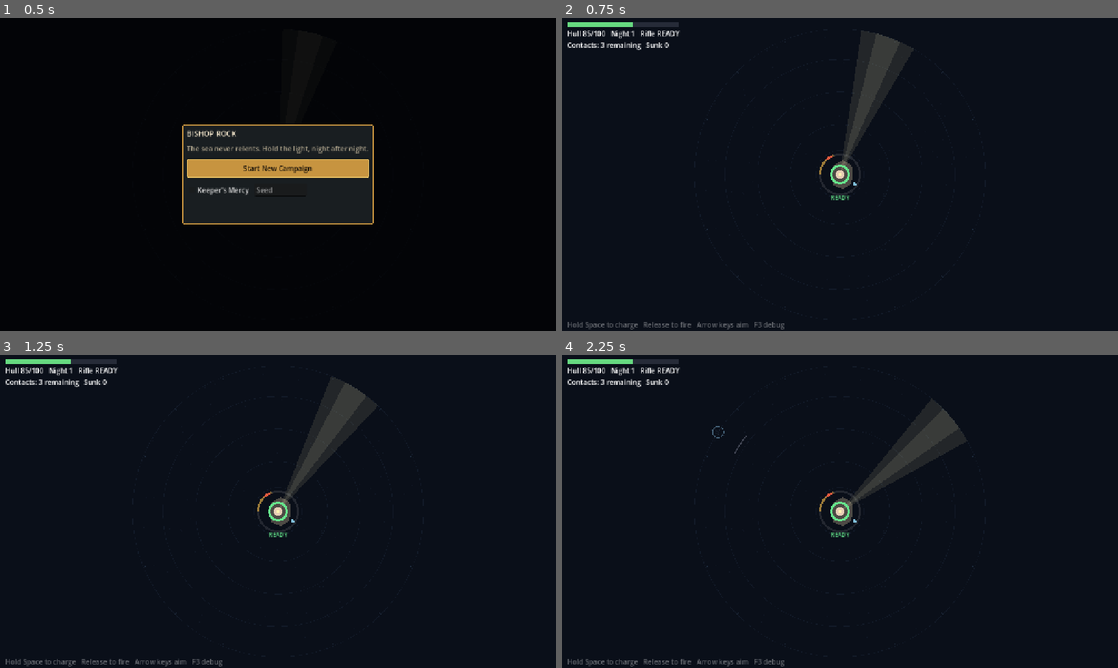
Above: before the commit, frames 1-4 (two rows, left to right).
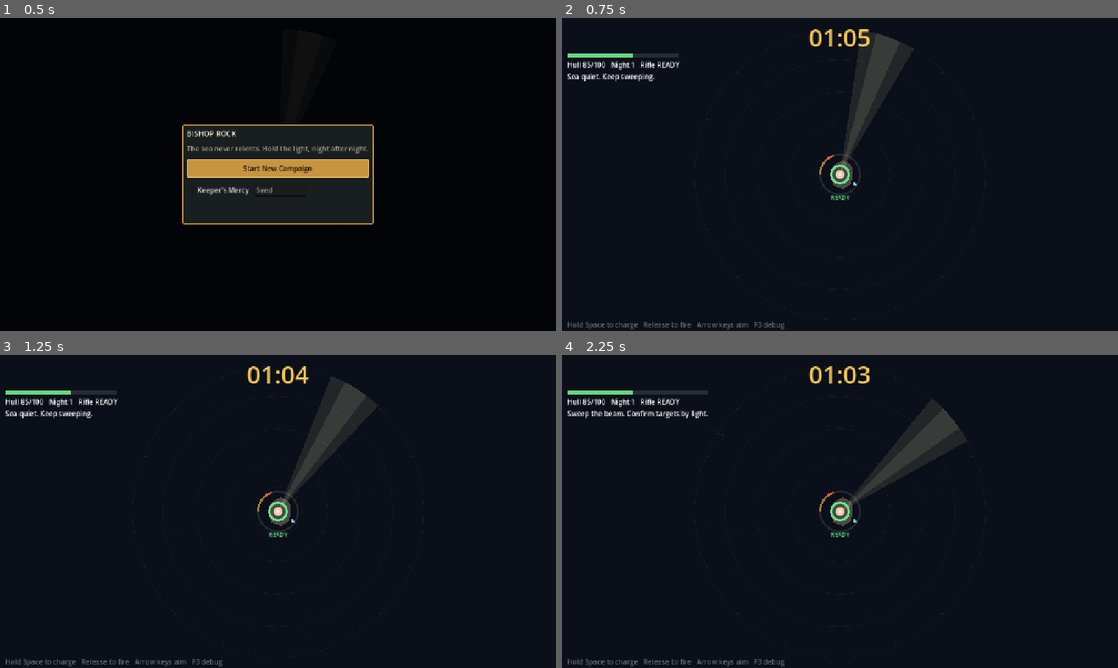
Above: after the commit, the same moments.

Repository: favet/Bishop-Rock
Game: Godot game, scene res://scenes/main/Main.tscn
The game is run twice, just before and just after one commit, with the same random seed, the same clock (stepped at 60 frames per second) and the same inputs.
Inputs (mouse positions are in pixels of both pictures, inside the frame that each line leads up to):
- Up to frame 1 (0.5 s): no input
- Up to frame 2 (0.75 s): click "Start New Campaign" at 0.5 s
- Up to frame 3 (1.25 s): no input
- Up to frame 4 (2.25 s): move the mouse to (962, 495) at 1.27 s; hold Down (beam_precision) 1.28-2.03 s; move the mouse to (728, 527) at 2.02 s; tap Left (beam_rotate_ccw) at 2.1 s

Frame 1 is identical in both runs. In frame 2, 1.8% of the frame differs, in the area x 1-56%, y 1-21%; in frame 3, 1.8%; in frame 4, 2.0%, in the area x 1-56%, y 1-32%.

Commit message:
Fix night feedback and starter visibility

Diff:
--- a/scripts/core/night_board.gd
+++ b/scripts/core/night_board.gd
@@ -20,6 +20,7 @@
 var perfect_kills: int = 0
 var hull_damage_taken: int = 0
 var defenses_consumed: Dictionary = {"mines": 0, "barricades": 0}
+var night_duration: float = 65.0
 
 @onready var lighthouse: Lighthouse = $Lighthouse
 @onready var spawner: BoatSpawner = $BoatSpawner
@@ -27,6 +28,7 @@
 @onready var _gun: MainGun = $Lighthouse/MainGun
 @onready var _beam: LighthouseBeam = $Lighthouse/Beam
 @onready var _turret: ShoreTurret = $Lighthouse/Turret
+@onready var _visibility: VisibilitySystem = $VisibilitySystem
 
 var _dawn_emitted: bool = false
 var _floating_texts: Array[Dictionary] = []
@@ -59,7 +61,8 @@
 	for text in _floating_texts:
 		text["age"] = float(text["age"]) + delta
 		text["position"] = text["position"] + Vector2(0, -22) * delta
-	_floating_texts = _floating_texts.filter(func(t: Dictionary) -> bool: return float(t["age"]) < 1.0)
+	_floating_texts = _floating_texts.filter(func(t: Dictionary) -> bool:
+		return float(t["age"]) < float(t.get("life", 1.0)))
 	for ping in _pings:
 		ping["age"] = float(ping["age"]) + delta
 	_pings = _pings.filter(func(p: Dictionary) -> bool: return float(p["age"]) < 0.9)
@@ -73,9 +76,6 @@
 	return kills + rammed
 
 func _on_boat_spawned(boat: Boat) -> void:
-	# Contact ping: a new blip on the water should be felt, not discovered.
-	_pings.append({"position": boat.global_position, "age": 0.0})
-	Sfx.play("ui_click", -10.0, 0.45)
 	boat.died.connect(_on_boat_died)
 	boat.reached_lighthouse.connect(func(rammer: Boat) -> void:
 		rammed += 1
@@ -112,7 +112,7 @@
 		var bonus := _perfect_kill_bonus(boat)
 		reward += bonus
 		perfect_bonus_earned += bonus
-		label = "+%ds PERFECT" % reward
+		label = "PERFECT\n+%d" % reward
 		perfect_kills += 1
 		perfect_kill.emit()
 	gold_earned += reward
@@ -122,7 +122,7 @@
 		CampaignState.run_gold_earned += reward
 		if boat.killed_by_perfect:
 			CampaignState.run_perfects += 1
-	_float_text(boat.global_position, label, Color(1.0, 0.85, 0.25), 30 if is_perfect else 16)
+	_float_text(boat.global_position, label, Color(1.0, 0.85, 0.25), 30 if is_perfect else 16, is_perfect)
 
 func _on_shot_hit(boat: Boat, quality: int, killed: bool) -> void:
 	if killed or quality != MainGun.ShotQuality.PERFECT or boat.perfect_reward_claimed:
@@ -132,7 +132,7 @@
 	gold_earned += 1
 	if campaign_mode:
 		CampaignState.gold += 1
-	_float_text(boat.global_position, "+1g PERFECT", Color(1.0, 0.45, 0.3))
+	_float_text(boat.global_position, "PERFECT\n+1", Color(1.0, 0.45, 0.3), 26, true)
 
 func _on_lighthouse_destroyed() -> void:
 	game_over = true
@@ -153,6 +153,7 @@
 	spawner.start_interval = float(profile["start_interval"])
 	spawner.min_interval = float(profile["min_interval"])
 	spawner.first_spawn_delay = float(profile["first_spawn_delay"])
+	night_duration = float(profile.get("night_duration", 65.0))
 	lighthouse.max_health = CampaignState.max_hull
 	lighthouse.health = CampaignState.hull
 	_beam.turn_speed_multiplier = CampaignState.beam_turn_multiplier()
@@ -161,6 +162,10 @@
 		_beam.cone_half_angle_deg *= 1.25
 	_gun.reload_time *= CampaignState.reload_multiplier()
 	_turret.enabled = CampaignState.turret_unlocked
+	if campaign_mode:
+		_visibility.spotted_radius = 0.0
+		_visibility.show_contact_ticks = false
+		_visibility.show_ghosts = false
 	if not bool(profile.get("use_v0_hazards", false)):
 		for child in _hazards.get_children():
 			child.queue_free()
@@ -184,7 +189,7 @@
 			return
 
 func _check_for_dawn() -> void:
-	if _dawn_emitted or not spawner.wave_complete() or get_tree().get_nodes_in_group("boats").size() > 0:
+	if _dawn_emitted or elapsed < night_duration or not spawner.wave_complete() or get_tree().get_nodes_in_group("boats").size() > 0:
 		return
 	_dawn_emitted = true
 	spawner.active = false
@@ -222,10 +227,10 @@
 
 func _base_reward(boat: Boat) -> int:
 	if boat.max_health >= 8.0:
-		return 8
+		return 6
 	if boat.max_health <= 2.0:
-		return 4
-	return 3
+		return 3
+	return 2
 
 func _perfect_kill_bonus(boat: Boat) -> int:
 	return 4 if boat.max_health >= 8.0 else 2
@@ -240,8 +245,19 @@
 		damage = 4
 	return ceili(damage * 0.7) if CampaignState.mercy else damage
 
-func _float_text(pos: Vector2, text: String, color: Color, size: int = 16) -> void:
-	_floating_texts.append({position = pos, text = text, color = color, age = 0.0, size = size})
+func time_remaining() -> float:
+	return maxf(night_duration - elapsed, 0.0)
+
+func _float_text(pos: Vector2, text: String, color: Color, size: int = 16, perfect: bool = false) -> void:
+	_floating_texts.append({
+		position = pos,
+		text = text,
+		color = color,
+		age = 0.0,
+		size = size,
+		life = 1.55 if perfect else 1.0,
+		perfect = perfect,
+	})
 	queue_redraw()
 
 func _draw() -> void:
@@ -260,7 +276,16 @@
 				"%ds" % _base_reward(boat), HORIZONTAL_ALIGNMENT_CENTER, 40, 12,
 				Color(1.0, 0.85, 0.25, 0.8))
 	for item in _floating_texts:
-		var t := float(item["age"])
+		var life := float(item.get("life", 1.0))
+		var t := float(item["age"]) / life
 		var color: Color = item["color"]
 		color.a = 1.0 - t
-		draw_string(font, to_local(item["position"]), item["text"], HORIZONTAL_ALIGNMENT_CENTER, 160, int(item.get("size", 16)), color)
+		var local := to_local(item["position"])
+		if bool(item.get("perfect", false)):
+			var origin := local + Vector2(-150, -48)
+			draw_string(font, origin, "PERFECT", HORIZONTAL_ALIGNMENT_CENTER, 300, int(item.get("size", 30)), color)
+			var reward := str(item["text"]).get_slice("\n", 1)
+			var reward_color := Color(1.0, 0.95, 0.55, color.a)
+			draw_string(font, origin + Vector2(0, 34), reward, HORIZONTAL_ALIGNMENT_CENTER, 300, 24, reward_color)
+		else:
+			draw_string(font, local + Vector2(-90, 0), item["text"], HORIZONTAL_ALIGNMENT_CENTER, 180, int(item.get("size", 16)), color)
--- a/scripts/core/visibility_system.gd
+++ b/scripts/core/visibility_system.gd
@@ -12,6 +12,8 @@
 
 @export var spotted_radius: float = 140.0
 @export var ghost_lifetime: float = 4.0
+@export var show_contact_ticks: bool = true
+@export var show_ghosts: bool = true
 
 class GhostRecord:
 	var position: Vector2
@@ -33,7 +35,7 @@
 		var boat := node as Boat
 		var previous := boat.vis_state
 		var next := _compute_state(boat)
-		if previous == Boat.VisState.ILLUMINATED and next != Boat.VisState.ILLUMINATED:
+		if show_ghosts and previous == Boat.VisState.ILLUMINATED and next != Boat.VisState.ILLUMINATED:
 			_add_ghost(boat)
 		boat.vis_state = next
 
@@ -45,7 +47,7 @@
 func _compute_state(boat: Boat) -> Boat.VisState:
 	if _beam.is_point_illuminated(boat.global_position):
 		return Boat.VisState.ILLUMINATED
-	if boat.global_position.length() <= spotted_radius:
+	if spotted_radius > 0.0 and boat.global_position.length() <= spotted_radius:
 		return Boat.VisState.SPOTTED
 	for node in get_tree().get_nodes_in_group("buoys"):
 		var buoy := node as Buoy
@@ -61,13 +63,16 @@
 
 func _draw() -> void:
 	# Fading last-known silhouettes.
-	for ghost in _ghosts:
-		var alpha := 0.55 * (1.0 - ghost.age / ghost_lifetime)
-		draw_set_transform(ghost.position, ghost.heading, Vector2.ONE)
-		draw_colored_polygon(GHOST_HULL, Color(0.8, 0.85, 0.95, alpha))
-	draw_set_transform(Vector2.ZERO, 0.0, Vector2.ONE)
+	if show_ghosts:
+		for ghost in _ghosts:
+			var alpha := 0.55 * (1.0 - ghost.age / ghost_lifetime)
+			draw_set_transform(ghost.position, ghost.heading, Vector2.ONE)
+			draw_colored_polygon(GHOST_HULL, Color(0.8, 0.85, 0.95, alpha))
+		draw_set_transform(Vector2.ZERO, 0.0, Vector2.ONE)
 
 	# Vague sector ticks for unseen contacts, at the deep-water boundary.
+	if not show_contact_ticks:
+		return
 	var tick_radius := OceanGrid.ring_radius(OceanGrid.Ring.DEEP) + 12.0
 	for node in get_tree().get_nodes_in_group("boats"):
 		var boat := node as Boat
--- a/ui/hud.gd
+++ b/ui/hud.gd
@@ -12,6 +12,7 @@
 var _health_fill: ColorRect
 var _status: Label
 var _enemy_status: Label
+var _timer_label: Label
 var _game_over: Control
 var _game_over_label: Label
 
@@ -45,6 +46,7 @@
 		_lighthouse_signal_connected = true
 
 	_update_health(delta)
+	_update_timer()
 	_update_enemy_status()
 	_update_damage_feedback(delta)
 
@@ -80,15 +82,18 @@
 	]
 
 func _update_enemy_status() -> void:
-	var spawner := _board.spawner
 	var at_sea := get_tree().get_nodes_in_group("boats").size()
-	var incoming := spawner.remaining_to_spawn()
-	var remaining_total := maxi(spawner.wave_size - _board.resolved_count(), 0)
 	var tally := "   Earned +%ds" % _board.gold_earned if _board.gold_earned > 0 else ""
-	if incoming > 0:
-		_enemy_status.text = "Contacts: %d remaining   Sunk %d%s" % [remaining_total, _board.kills, tally]
+	if at_sea > 0:
+		_enemy_status.text = "Sweep the beam. Confirm targets by light.%s" % tally
 	else:
-		_enemy_status.text = "Contacts: %d on the water   Sunk %d%s" % [at_sea, _board.kills, tally]
+		_enemy_status.text = "Sea quiet. Keep sweeping.%s" % tally
+
+func _update_timer() -> void:
+	var seconds := ceili(_board.time_remaining())
+	var minutes := seconds / 60
+	var remainder := seconds % 60
+	_timer_label.text = "%02d:%02d" % [minutes, remainder]
 
 func _update_damage_feedback(delta: float) -> void:
 	if _damage_pulse_age >= 0.0:
@@ -117,8 +122,18 @@
 	_health_lag_t = 0.0
 
 func _build_ui() -> void:
+	_timer_label = Label.new()
+	_timer_label.set_anchors_preset(Control.PRESET_TOP_WIDE)
+	_timer_label.offset_top = 6
+	_timer_label.offset_bottom = 74
+	_timer_label.horizontal_alignment = HORIZONTAL_ALIGNMENT_CENTER
+	_timer_label.vertical_alignment = VERTICAL_ALIGNMENT_CENTER
+	_timer_label.add_theme_font_size_override("font_size", 56)
+	_timer_label.add_theme_color_override("font_color", Color(0.96, 0.78, 0.34))
+	add_child(_timer_label)
+
 	var panel := VBoxContainer.new()
-	panel.position = Vector2(12, 10)
+	panel.position = Vector2(12, 82)
 	add_child(panel)
 	_build_health_bar(panel)
 	_status = Label.new()
Not shown, changed: Docs/CONTROL_VISIBILITY_SPEC.md
